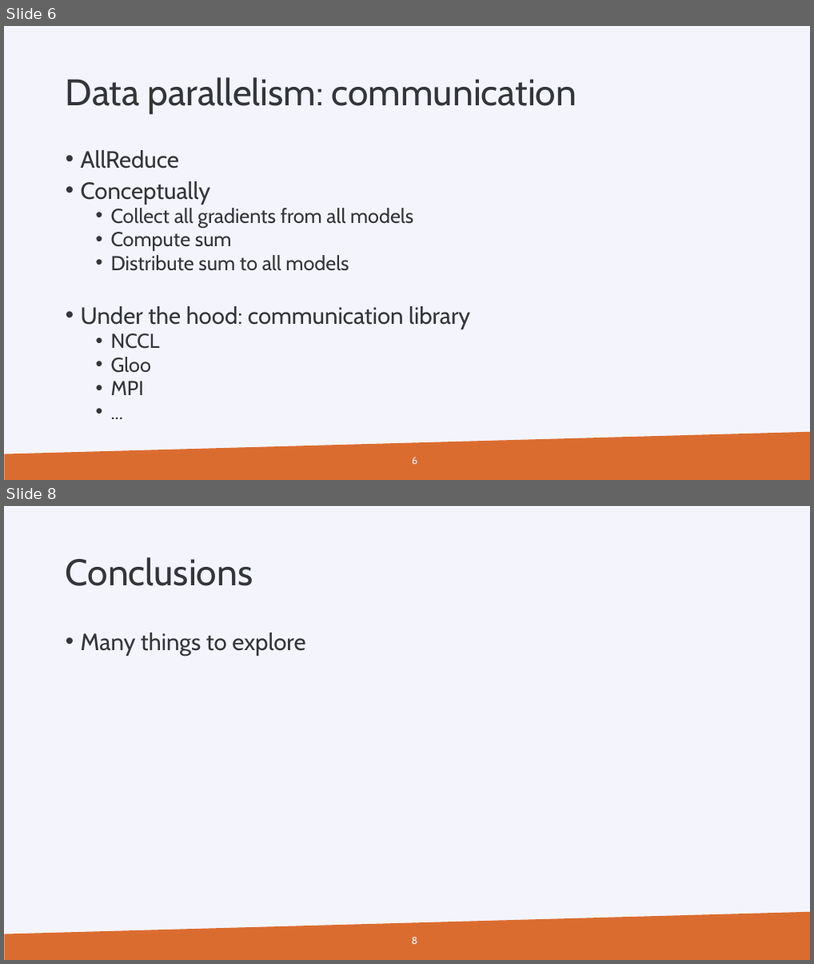
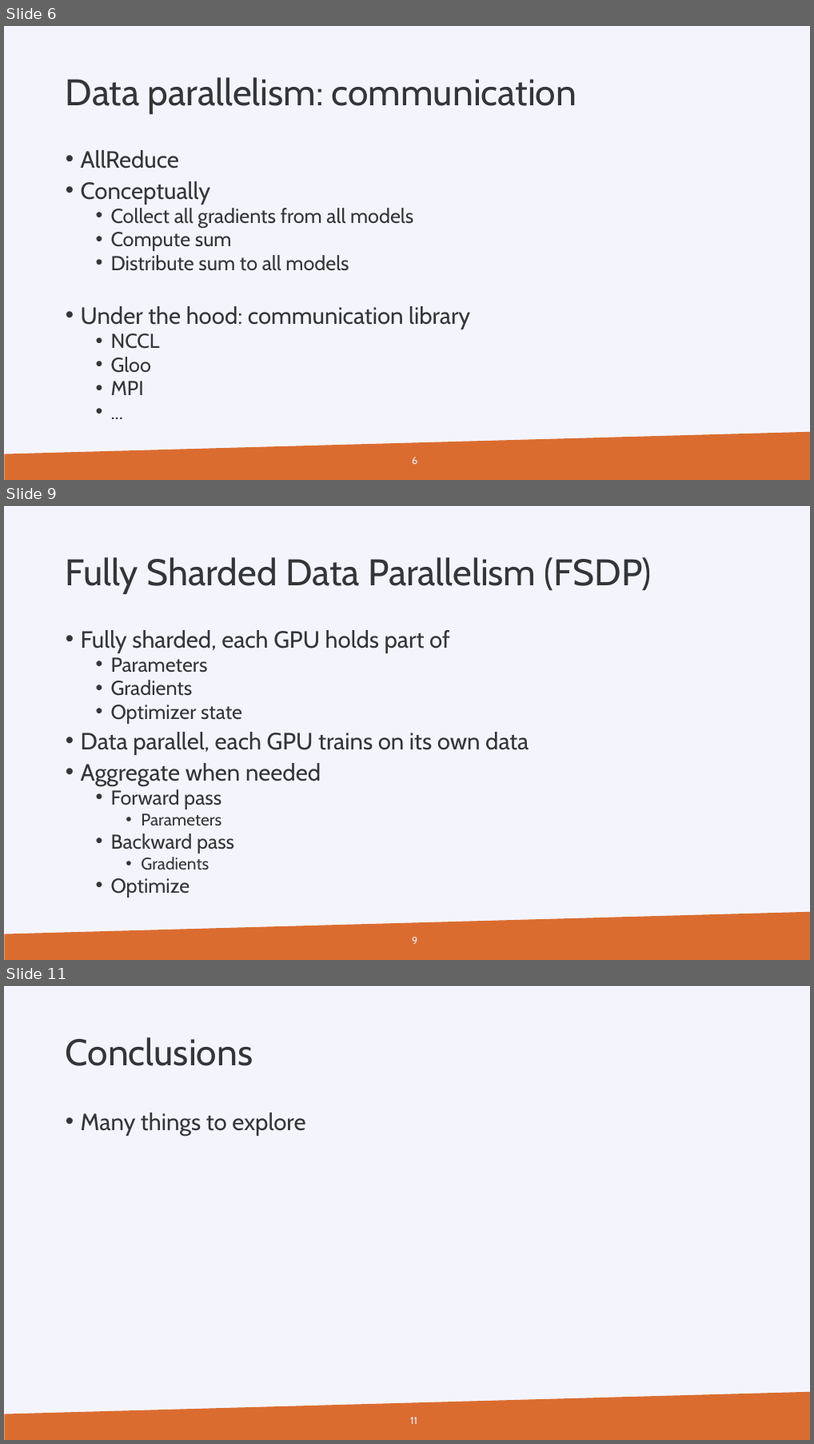
Before and after one commit to gjbex/Machine-learning-with-Python, a slide deck: multi_gpu.pptx. Shown one above the other, each under a label of ours: slides 6 and 8 before the commit, slides 6, 9 and 11 after it; the slides between them are not shown. The pictures are 814x964 and 814x1444 pixels, drawn with LibreOffice and Linux fonts; fonts in the diff are those of the drawing; background and template pictures are left out. Boxes give left, top, right and bottom in pixels: in the first picture for what was removed or moved away, otherwise in the second. Text is boxed around its words. In the diff, an @@ line names an element or a change of style, - is before the commit and + after.

```diff
--- a/multi_gpu.pptx
+++ b/multi_gpu.pptx
@@ slide 9 added at [4,506,810,960], background #F4F5FC; not listed: 1 template element that a slide beside it also shows @@
@@ title added at [66,557,652,594], 44 pt, text #333639 @@
+Fully Sharded Data Parallelism (FSDP)
@@ text added at [81,630,529,897], 28 pt, text #333639 @@
+• Fully sharded, each GPU holds part of
+  • Parameters
+  • Gradients
+  • Optimizer state
+• Data parallel, each GPU trains on its own data
+• Aggregate when needed
+  • Forward pass
+    • Parameters
+  • Backward pass
+    • Gradients
+  • Optimize
@@ page number added at [412,936,418,944], 12 pt, text #F4F5FC @@
+9
@@ what was slide 8 is now slide 11 @@
@@ page number at [410,1416,418,1424]: text changed @@
-8
+11
```
Also in this commit, not shown: 2 slides changed, 2 other slides added, 1 other file.
